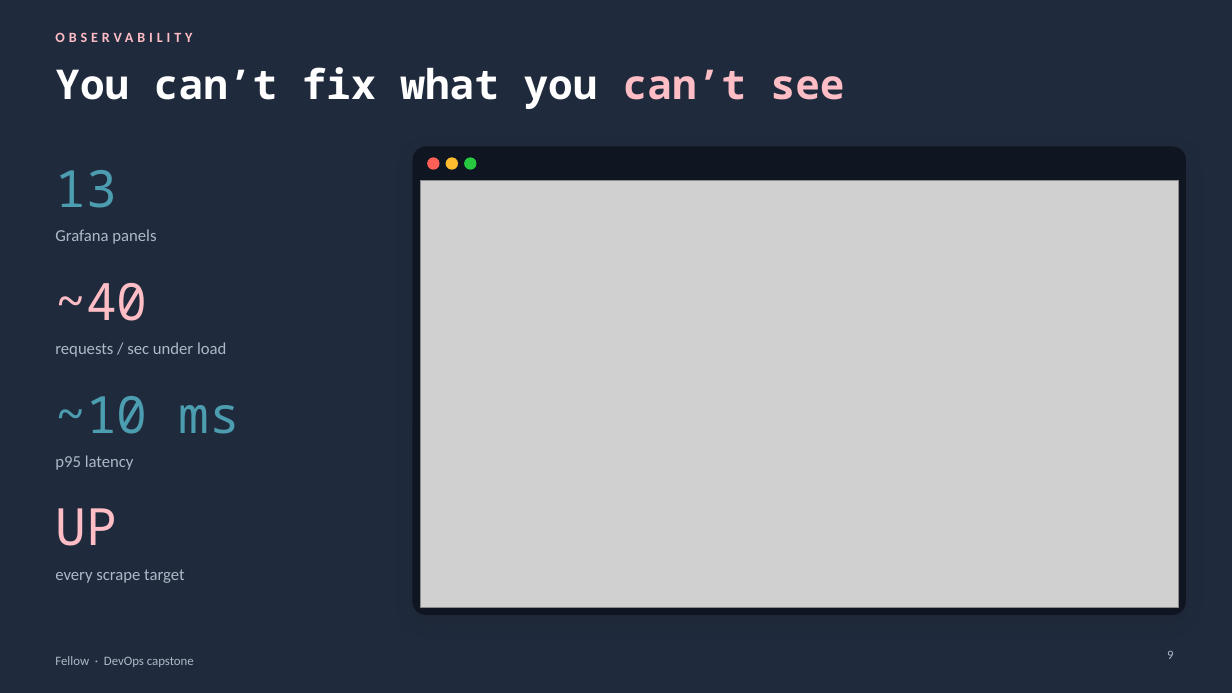
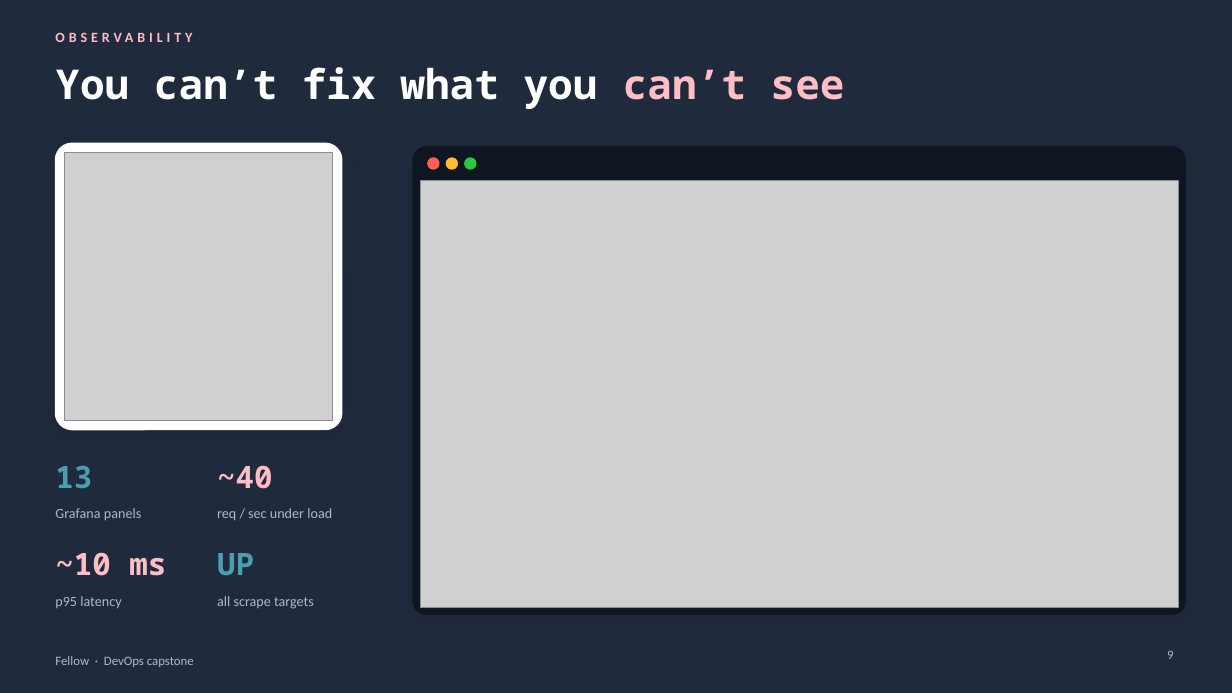
Before and after one commit to Manasvi-247/fellow-hrms, a slide deck: slide 9 of demo/presentation.pptx. Drawn at 1232x693 pixels with LibreOffice and Linux fonts; fonts in the diff are those of the drawing; grey boxes stand for pictures. Boxes give left, top, right and bottom in pixels: in the first picture for what was removed or moved away, otherwise in the second. Text is boxed around its words. In the diff, an @@ line names an element or a change of style, - is before the commit and + after.

```diff
--- a/demo/presentation.pptx
+++ b/demo/presentation.pptx
@@ rounded rectangle added at [55, 143, 342, 430], fill #FFFFFF, outline #FFFFFF 1 pt @@
@@ picture added at [65, 152, 333, 421] @@
@@ text "13": place and size @@
-text "13" at [55, 170, 117, 208]
+text "13" at [55, 466, 92, 488]
@@ text "13" at [55, 466, 92, 488]: size 40 to 24 pt, bold on @@
@@ text "~40" at [217, 465, 272, 489]: size 40 to 24 pt, bold on @@
@@ text "~40": place and size @@
-text "~40" at [55, 283, 147, 321]
+text "~40" at [217, 465, 272, 489]
@@ text "Grafana panels": place and size @@
-text "Grafana panels" at [55, 229, 156, 244]
+text "Grafana panels" at [55, 508, 141, 520]
@@ text "Grafana panels" at [55, 508, 141, 520]: size 13 to 11 pt @@
@@ text at [217, 508, 332, 520]: text changed; size 13 to 11 pt @@
-requests / sec under load
+req / sec under load
@@ text "~10 ms": place and size @@
-text "~10 ms" at [55, 396, 241, 434]
+text "~10 ms" at [55, 552, 166, 576]
@@ text "~10 ms" at [55, 552, 166, 576]: size 40 to 24 pt, text colour #4C9DB0 to #FFBDC5, bold on @@
@@ text removed at [55, 569, 184, 583] @@
-every scrape target
@@ text "UP": place and size @@
-text "UP" at [55, 508, 117, 546]
+text "UP" at [217, 553, 254, 575]
@@ text "UP" at [217, 553, 254, 575]: size 40 to 24 pt, text colour #FFBDC5 to #4C9DB0, bold on @@
@@ text "p95 latency" at [55, 596, 121, 608]: size 13 to 11 pt @@
@@ text "p95 latency": place and size @@
-text "p95 latency" at [55, 455, 134, 470]
+text "p95 latency" at [55, 596, 121, 608]
@@ text added at [217, 596, 314, 609], 11 pt, text #AEB8C8 @@
+all scrape targets
```
Also in this commit, not shown: 2 other slides changed, 1 other file.
